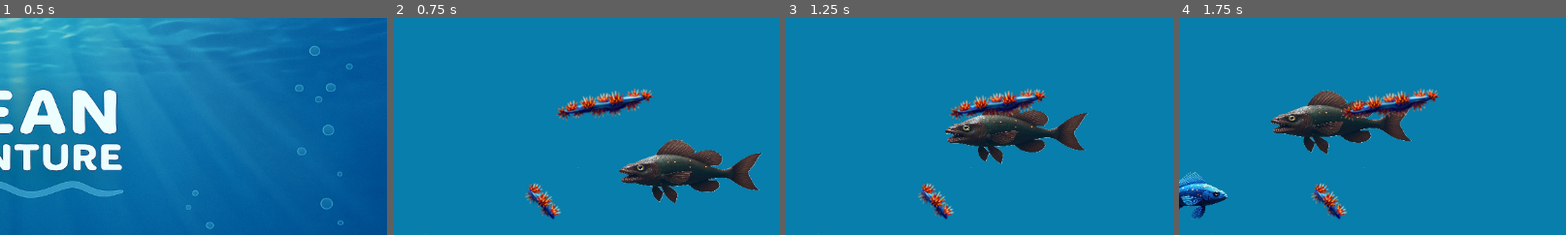
Above: before the commit, frames 1-4 (left to right).
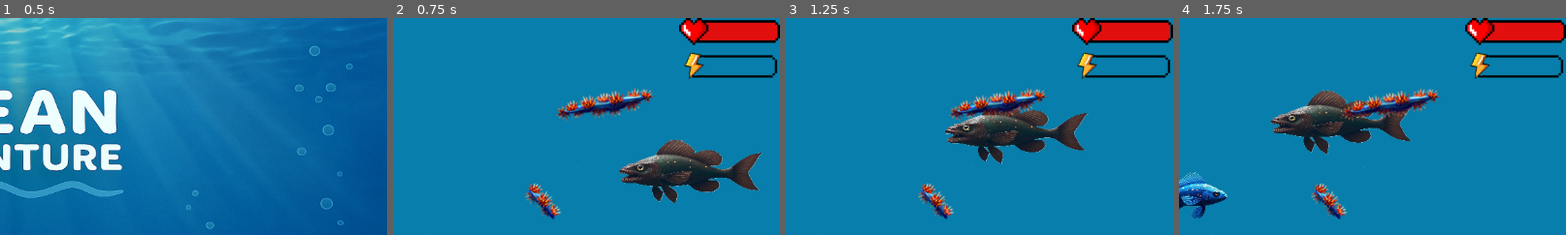
Above: after the commit, the same moments.

Repository: RocioBenavidez/ocean-adventure
Game: Godot game, scene res://escenas/menu.tscn
Same seed, same stepped clock (60 frames per second), same inputs: the game is played once before the commit and once after it.
Inputs:
- Up to frame 1 (0.5 s): no input
- Up to frame 2 (0.75 s): click "JUGAR" at 0.5 s
- Up to frame 3 (1.25 s): no input
- Up to frame 4 (1.75 s): hold Right (ui_right) from 1.28 s (still down)
The pictures show only the part of the screen within x 50-100%, y 0-50%; the shares and areas given below are measured in that part.

Frame 1 is identical in both runs. In frame 2, 3.6% of the frame differs, in the area x 73-100%, y 0-29%; in frame 3, 3.6%; in frame 4, 3.6%.

Commit message:
Barra de salud y energia

Diff:
--- a/assets/obstacle/FishRed.tscn
+++ b/assets/obstacle/FishRed.tscn
@@ -15,6 +15,7 @@
 position = Vector2(77, 46)
 script = ExtResource("1_bio5m")
 speed = 200.0
+damage = 1
 metadata/_edit_group_ = true
 
 [node name="Sprite2D" type="Sprite2D" parent="."]
--- a/assets/player/player.gd
+++ b/assets/player/player.gd
@@ -1,4 +1,5 @@
 extends CharacterBody2D
+signal health_changed(vida)
 @export var speed: float = 300
 @export var vida: int = 100
 @export var energia: int = 0
@@ -37,8 +38,8 @@
 
 func quitar_vida(cantidad: int):
 	vida -= cantidad
-	print("Vida actual: %d" % vida)
-
+	emit_signal("health_changed", vida)
+	print("Vida actual",vida)
 	if vida <= 0:
 		morir()
 
@@ -46,5 +47,7 @@
 	energia += food
 	print("Comiste algo. Energía actual: %d" % energia)
 
+
+
 func  morir():
 	print("El jugador ha muerto.")
--- a/assets/player/player.tscn
+++ b/assets/player/player.tscn
@@ -46,3 +46,5 @@
 position = Vector2(465, 266)
 rotation = -1.59445
 shape = SubResource("CapsuleShape2D_h6syq")
+
+[node name="playerSalud" type="Node2D" parent="."]
--- a/escenas/Level1.tscn
+++ b/escenas/Level1.tscn
@@ -1,12 +1,14 @@
-[gd_scene load_steps=12 format=4 uid="uid://dhnoi3h2jdty5"]
+[gd_scene load_steps=14 format=4 uid="uid://dhnoi3h2jdty5"]
 
 [ext_resource type="Texture2D" uid="uid://lve03kidiqkh" path="res://img/aguaSola.png" id="1_8m7rr"]
+[ext_resource type="Script" uid="uid://dw10i6hc1pfj8" path="res://escenas/level_1.gd" id="1_qo6n6"]
 [ext_resource type="Texture2D" uid="uid://dv12u1av1pwor" path="res://img/Fondo1.png" id="2_hlsqy"]
 [ext_resource type="PackedScene" uid="uid://bj50ma1pyblhf" path="res://assets/player/player.tscn" id="3_igqrt"]
 [ext_resource type="PackedScene" uid="uid://bp85amvh4601x" path="res://assets/obstacle/RockSpikesMedium.tscn" id="5_542tk"]
 [ext_resource type="PackedScene" uid="uid://bplj68fvdn3fv" path="res://assets/obstacle/RockSpikesSmall.tscn" id="5_fgn18"]
 [ext_resource type="PackedScene" uid="uid://b6p0a80mtdxs4" path="res://assets/obstacle/FishRed.tscn" id="6_542tk"]
 [ext_resource type="PackedScene" uid="uid://qygts4c5l1p3" path="res://assets/food/scenes/FishSmall.tscn" id="7_tperw"]
+[ext_resource type="PackedScene" uid="uid://fmbx15ybkb5d" path="res://ui/HUD.tscn" id="8_kuup0"]
 
 [sub_resource type="TileSetAtlasSource" id="TileSetAtlasSource_hlsqy"]
 texture = ExtResource("1_8m7rr")
@@ -1370,6 +1372,7 @@
 sources/0 = SubResource("TileSetAtlasSource_igqrt")
 
 [node name="Level1" type="Node2D"]
+script = ExtResource("1_qo6n6")
 
 [node name="Backgrounds" type="TileMapLayer" parent="."]
 tile_map_data = PackedByteArray("AAAAAAAAAAAAAAwAAAAAAAEAAAAAAA0AAAAAAAIAAAAAAA4AAAAAAAMAAAAAAA8AAAAAAAQAAAAAABAAAAAAAA …(55024 unchanged characters)…
@@ -1395,3 +1398,5 @@
 
 [node name="FishSmall" parent="RockSpikesMedium" instance=ExtResource("7_tperw")]
 position = Vector2(-282, 186)
+
+[node name="HUD" parent="." instance=ExtResource("8_kuup0")]
--- a/escenas/coral.tscn
+++ /dev/null
@@ -1,14 +0,0 @@
-[gd_scene load_steps=2 format=3 uid="uid://b241jkpsu1dia"]
-
-[ext_resource type="Texture2D" uid="uid://c15i6k3aaq86p" path="res://img/Coral.png" id="1_17ap4"]
-
-[node name="coralBody" type="StaticBody2D"]
-
-[node name="Sprite2D" type="Sprite2D" parent="."]
-texture = ExtResource("1_17ap4")
-
-[node name="CollisionPolygon2D" type="CollisionPolygon2D" parent="."]
-polygon = PackedVector2Array(-288, 8, -287, 159, -228, 159, -188, 83)
-
-[node name="CollisionPolygon2D2" type="CollisionPolygon2D" parent="."]
-polygon = PackedVector2Array(285, 8, 172, 154, 287, 163)
--- /dev/null
+++ b/escenas/level_1.gd
@@ -0,0 +1 @@
+extends Node2D
--- a/escenas/main.gd
+++ b/escenas/main.gd
@@ -1,18 +1,24 @@
 extends Node2D
 
 var score = 0
+var timerGame
+@onready var hud = $HUD
 
 func _ready():
-	update_score_label()
+	hud.update_score(score)
 	$MusicaFondo.play()
+
+	timerGame = preload("res://escenas/timerGame.tscn").instantiate()
+	add_child(timerGame)
+	timerGame.stop_timer()
 
 func increase_score():
 	score += 1
-	update_score_label()
+	hud.update_score(score)
 
-func update_score_label():
-	$CanvasLayer/ScoreLabel.text = "Puntos: %s" % score
-
+func increase_score():
+	score +=1
+	hud.update_score(score)
 
 func _on_perla_collected():
 	increase_score()
--- a/escenas/main.tscn
+++ b/escenas/main.tscn
@@ -6,7 +6,6 @@
 [ext_resource type="Script" uid="uid://diwl5cmy1d8vm" path="res://spawner.gd" id="4_1bvp3"]
 [ext_resource type="AudioStream" uid="uid://d02ivg855pje4" path="res://sonidos/gentle-ocean-waves-birdsong-and-gull-7109.mp3" id="5_lquwl"]
 [ext_resource type="Texture2D" uid="uid://lve03kidiqkh" path="res://img/aguaSola.png" id="6_7mycd"]
-[ext_resource type="PackedScene" uid="uid://b241jkpsu1dia" path="res://escenas/coral.tscn" id="7_272bh"]
 
 [sub_resource type="FontFile" id="FontFile_h2yge"]
 cache/0/16/0/ascent = 0.0
@@ -50,9 +49,3 @@
 position = Vector2(578, 328)
 scale = Vector2(2.00868, 2.00617)
 texture = ExtResource("6_7mycd")
-
-[node name="coralBody" parent="." instance=ExtResource("7_272bh")]
-position = Vector2(290, 493)
-
-[node name="coralBody2" parent="." instance=ExtResource("7_272bh")]
-position = Vector2(865, 494)
--- /dev/null
+++ b/escenas/timerGame.gd
@@ -0,0 +1,21 @@
+extends Node2D
+
+var time: float = 0.0
+var minutes: int = 0
+var seconds: int = 0
+var msec: int = 0
+
+func _process(delta) -> void:
+	time += delta
+	msec = fmod(time, 1) * 100
+	seconds = fmod(time, 60)
+	minutes = fmod(time, 3600) / 60
+	$Minutes.text = "%02d:" % minutes
+	$Seconds.text = "%02d:" % seconds
+	$Msecs.text = "%03d:" % msec
+
+func stop() -> void:
+	set_process(false)
+
+func get_time_formatted() -> String:
+	return "%02d:%02d.%03d" % [minutes, seconds, msec]
--- /dev/null
+++ b/escenas/timerGame.tscn
@@ -0,0 +1,42 @@
+[gd_scene load_steps=3 format=3 uid="uid://cqlpleei3mxfv"]
+
+[ext_resource type="Script" uid="uid://ddlg6tmxfusan" path="res://escenas/timerGame.gd" id="1_8qfop"]
+[ext_resource type="Texture2D" uid="uid://bjr62ylv4cbm4" path="res://img/bgClock.png" id="2_7817e"]
+
+[node name="timerGame" type="Node2D"]
+script = ExtResource("1_8qfop")
+
+[node name="clok" type="TextureRect" parent="."]
+clip_contents = true
+layout_direction = 2
+offset_left = 1.0
+offset_right = 39.0
+offset_bottom = 38.0
+texture = ExtResource("2_7817e")
+expand_mode = 1
+
+[node name="Minutes" type="Label" parent="."]
+offset_left = 36.0
+offset_top = 4.0
+offset_right = 65.0
+offset_bottom = 32.0
+theme_override_font_sizes/font_size = 20
+text = "00:"
+
+[node name="Seconds" type="Label" parent="."]
+offset_left = 67.0
+offset_top = 4.0
+offset_right = 96.0
+offset_bottom = 32.0
+theme_override_font_sizes/font_size = 20
+text = "00:"
+
+[node name="Msecs" type="Label" parent="."]
+offset_left = 99.0
+offset_top = 5.0
+offset_right = 134.0
+offset_bottom = 33.0
+theme_override_font_sizes/font_size = 20
+text = "000"
+
+[node name="AnimationPlayer" type="AnimationPlayer" parent="."]
--- /dev/null
+++ b/ui/HUD.tscn
@@ -0,0 +1,38 @@
+[gd_scene load_steps=6 format=3 uid="uid://fmbx15ybkb5d"]
+
+[ext_resource type="Texture2D" uid="uid://dcri8lj6k4org" path="res://img/vidaBarMin.png" id="1_aaqae"]
+[ext_resource type="Script" uid="uid://gt507qmt1b5c" path="res://ui/hud.gd" id="1_jd13s"]
+[ext_resource type="Texture2D" uid="uid://b28tdebf44y7i" path="res://img/vidaBarMax.png" id="2_jd13s"]
+[ext_resource type="Texture2D" uid="uid://b0ib1hufmh2ud" path="res://img/energiBarMin.png" id="4_pom5v"]
+[ext_resource type="Texture2D" uid="uid://bgltchpba11x6" path="res://img/energiBarMaz.png" id="5_pfnlp"]
+
+[node name="HUD" type="CanvasLayer"]
+script = ExtResource("1_jd13s")
+
+[node name="HealthBar" type="TextureProgressBar" parent="."]
+anchors_preset = 1
+anchor_left = 1.0
+anchor_right = 1.0
+offset_left = -150.0
+offset_bottom = 56.0
+grow_horizontal = 0
+size_flags_horizontal = 3
+value = 100.0
+texture_under = ExtResource("1_aaqae")
+texture_progress = ExtResource("2_jd13s")
+metadata/_edit_use_anchors_ = true
+
+[node name="EnergyBar" type="TextureProgressBar" parent="."]
+anchors_preset = 6
+anchor_left = 1.0
+anchor_top = 0.5
+anchor_right = 1.0
+anchor_bottom = 0.5
+offset_left = -144.0
+offset_top = -272.0
+offset_right = 6.0
+offset_bottom = -232.0
+grow_horizontal = 0
+grow_vertical = 2
+texture_under = ExtResource("4_pom5v")
+texture_progress = ExtResource("5_pfnlp")
--- /dev/null
+++ b/ui/hud.gd
@@ -0,0 +1,23 @@
+extends CanvasLayer
+
+@onready var health_bar: TextureProgressBar = $HealthBar
+@onready var score_label = $ScoreLabel
+
+func set_health(value: int):
+	health_bar.value = value
+
+func update_score(value: int):
+	score_label.text = "Puntos: %s" % value
+
+func _ready():
+	# Busca el primer nodo en el grupo "player"
+	var players = get_tree().get_nodes_in_group("player")
+	if players.size() > 0:
+		var player = players[0]  # en tu juego seguramente haya solo 1
+		player.connect("health_changed", Callable(self, "_on_player_health_changed"))
+		set_health(player.vida)  # inicializar la barra
+	else:
+		print("⚠️ No se encontró ningún nodo en el grupo 'player'")
+
+func _on_player_health_changed(value):
+	set_health(value)
Not shown, added: escenas/level_1.gd.uid
Not shown: 1 places in escenas/main.tscn that only renumber resources
Not shown, added: escenas/timerGame.gd.uid
Binary file added: img/bgClock.png
Not shown, added: img/bgClock.png.import
Binary file added: img/energiBarMaz.png
Not shown, added: img/energiBarMaz.png.import
Binary file added: img/energiBarMin.png
Not shown, added: img/energiBarMin.png.import
Not shown, added: img/health_bar.png.import
Not shown, added: img/vidaBar.png.import
Binary file added: img/vidaBarMax.png
(and 4 more such lines)
